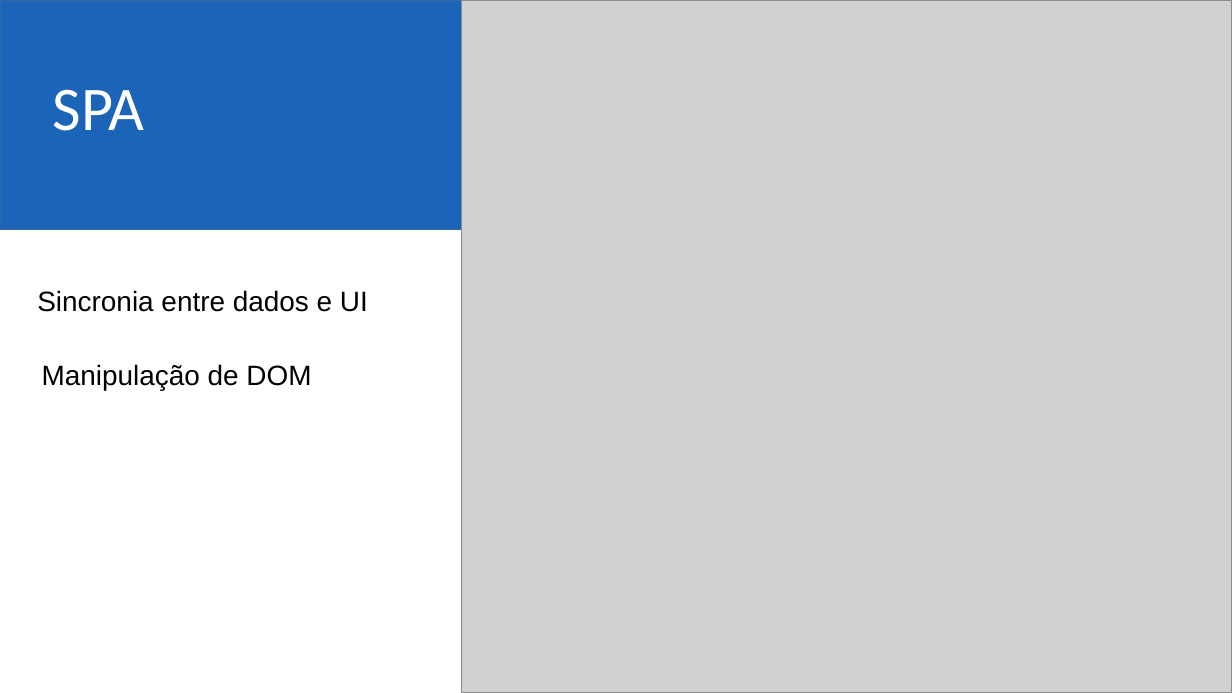
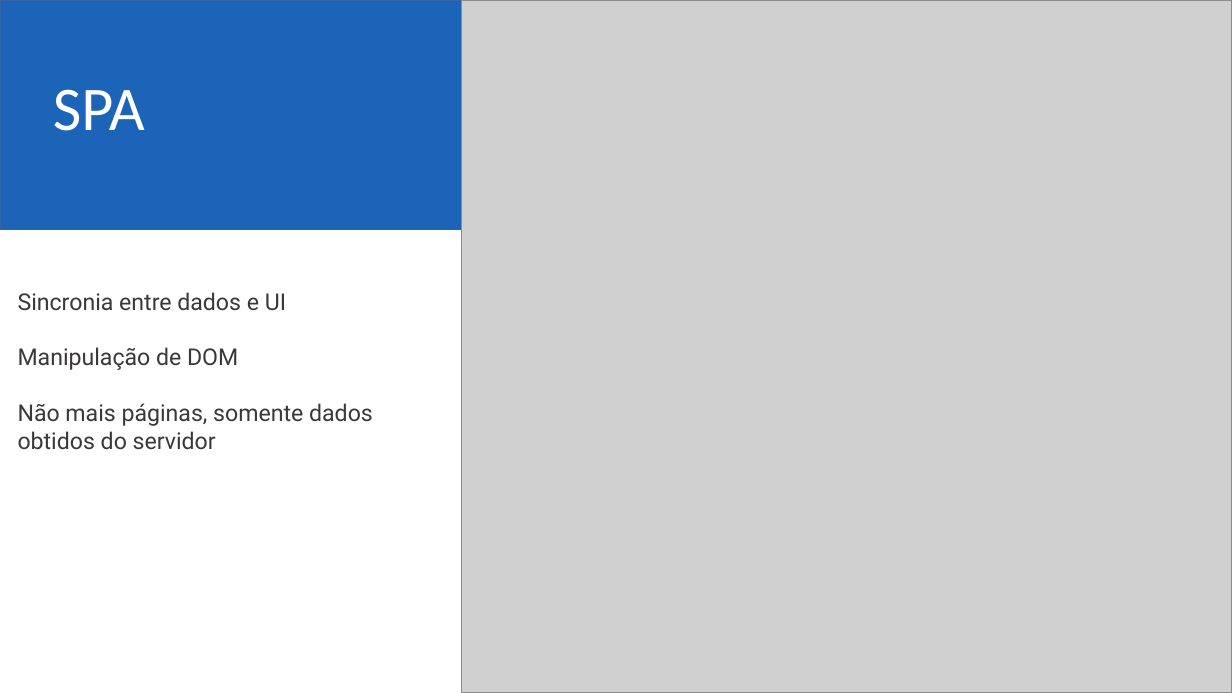
Before and after one commit to ericjrsilva/meetup-react-tests, a slide deck: slide 3 of apresentacao.odp. Drawn at 1232x693 pixels with LibreOffice and Linux fonts; fonts in the diff are those of the drawing; grey boxes stand for pictures; background and template pictures are left out. Boxes give left, top, right and bottom in pixels: in the first picture for what was removed or moved away, otherwise in the second. Text is boxed around its words. In the diff, an @@ line names an element or a change of style, - is before the commit and + after.

```diff
--- a/apresentacao.odp
+++ b/apresentacao.odp
@@ text at box(18, 292, 286, 310): size 18 to 14.9 pt, font Arial to Roboto, text colour #000000 to #3B3838 in "Sincronia entre dados e UI" @@
@@ text "Sincronia entre dados e UI": place and size @@
-text "Sincronia entre dados e UI" at box(37, 290, 368, 312)
+text "Sincronia entre dados e UI" at box(18, 292, 373, 449)
@@ text at box(18, 347, 373, 449): paragraphs added @@
+Manipulação de DOM
+Não mais páginas, somente dados obtidos do servidor
@@ text removed at box(42, 364, 311, 390) @@
-Manipulação de DOM
```
Also in this commit, not shown: 1 other slide changed, 1 other file.
